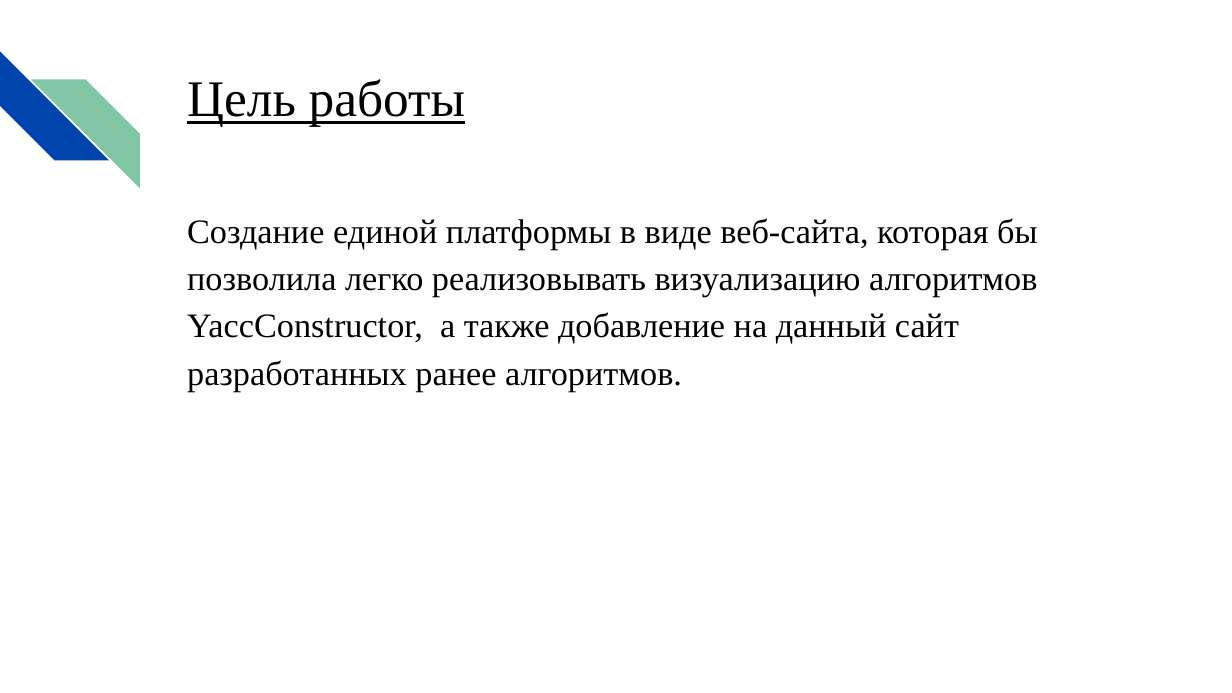
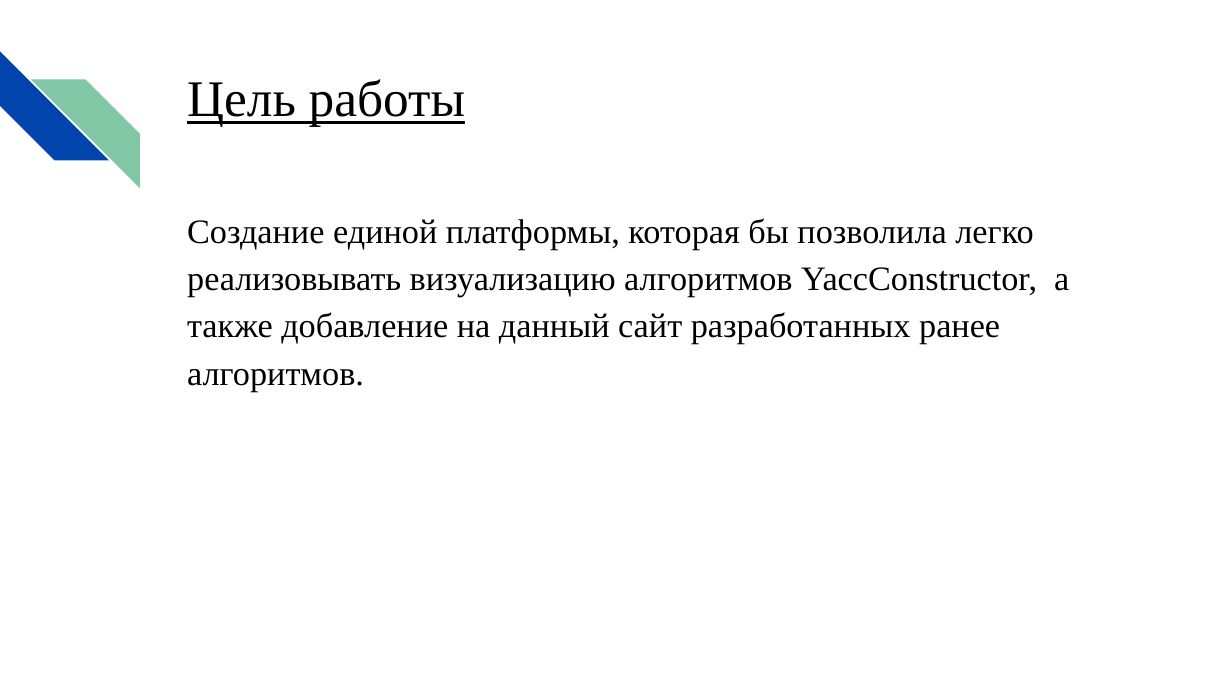
Before and after one commit to YaccConstructor/articles, a slide deck: slide 3 of 2017/diploma/ShalamovRoman/slides/slides.pptx. Drawn at 1232x693 pixels with LibreOffice and Linux fonts; fonts in the diff are those of the drawing. Boxes give left, top, right and bottom in pixels: in the first picture for what was removed or moved away, otherwise in the second. Text is boxed around its words. In the diff, an @@ line names an element or a change of style, - is before the commit and + after.

```diff
--- a/2017/diploma/ShalamovRoman/slides/slides.pptx
+++ b/2017/diploma/ShalamovRoman/slides/slides.pptx
@@ text at (187, 218, 1069, 392): text changed @@
-Создание единой платформы в виде веб-сайта, которая бы позволила легко реализовывать визуализацию алгоритмов YaccConstructor, а также добавление на данный сайт разработанных ранее алгоритмов.
+Создание единой платформы, которая бы позволила легко реализовывать визуализацию алгоритмов YaccConstructor, а также добавление на данный сайт разработанных ранее алгоритмов.
```
Also in this commit, not shown: 6 other slides changed, 1 slide added, 3 other files.
